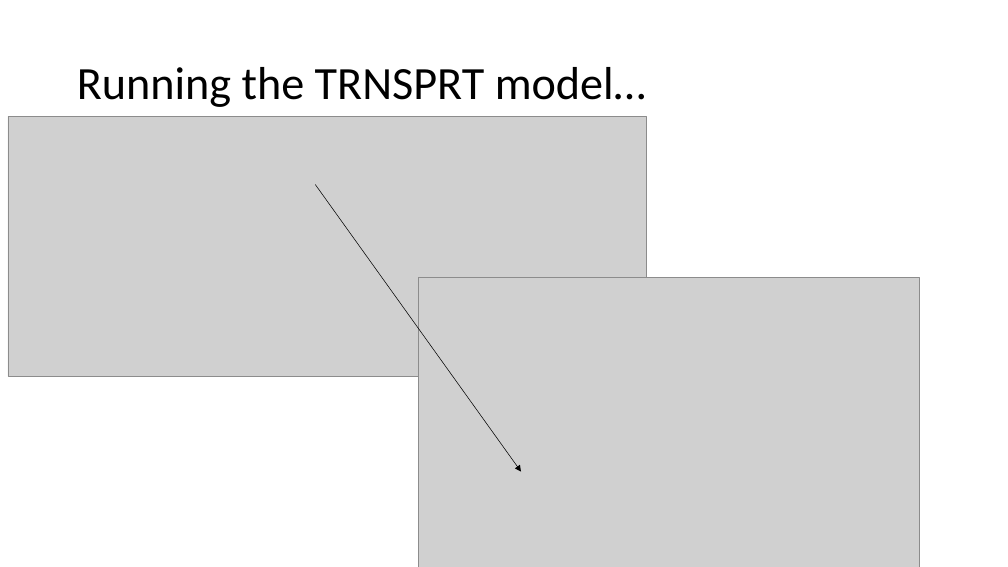
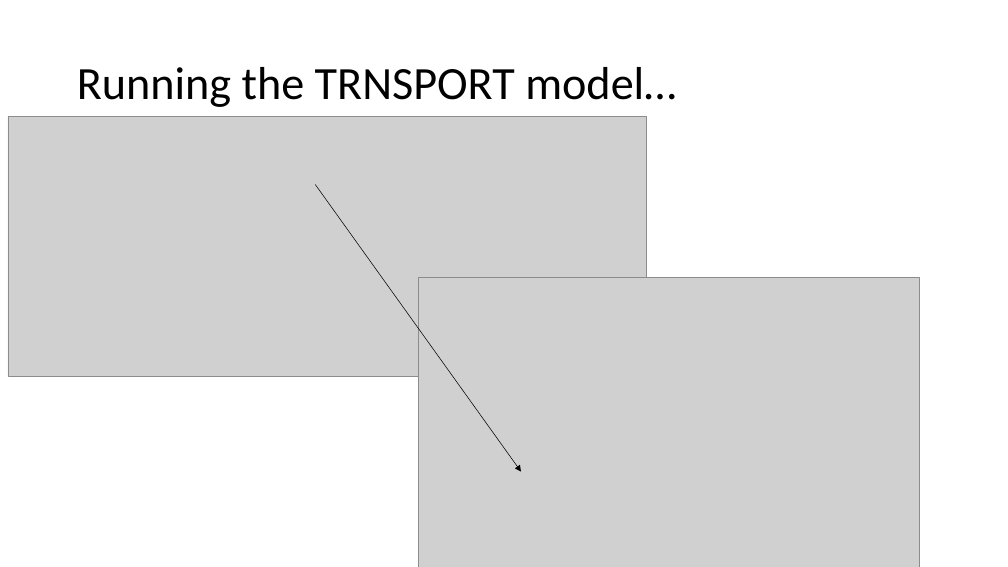
Before and after one commit to maxxb77/EBGN632_2019, a slide deck: slide 9 of ClassSlides/Course1.pptx. Drawn at 1008x567 pixels with LibreOffice and Linux fonts; fonts in the diff are those of the drawing; grey boxes stand for pictures. Boxes give left, top, right and bottom in pixels: in the first picture for what was removed or moved away, otherwise in the second. Text is boxed around its words. In the diff, an @@ line names an element or a change of style, - is before the commit and + after.

```diff
--- a/ClassSlides/Course1.pptx
+++ b/ClassSlides/Course1.pptx
@@ title at [77, 67, 676, 107]: text changed @@
-Running the TRNSPRT model…
+Running the TRNSPORT model…
```
Also in this commit, not shown: 1 other slide changed.
